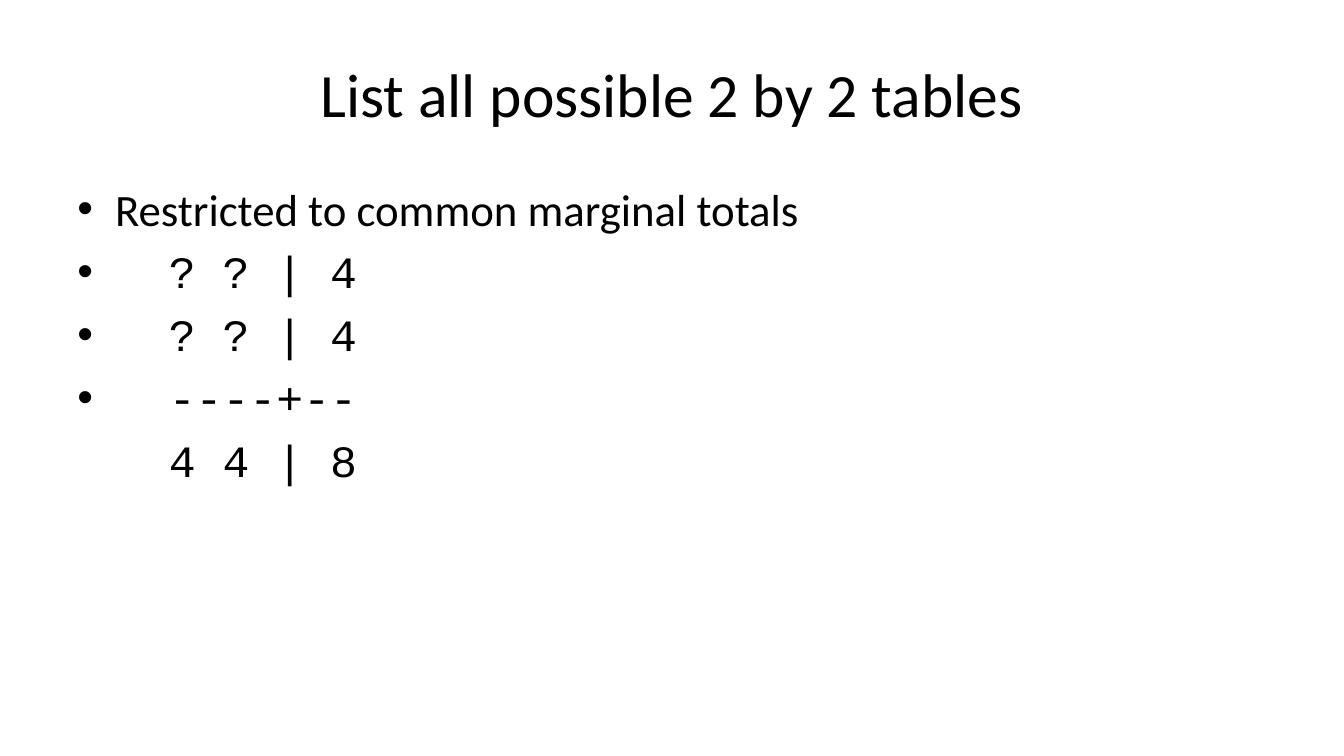
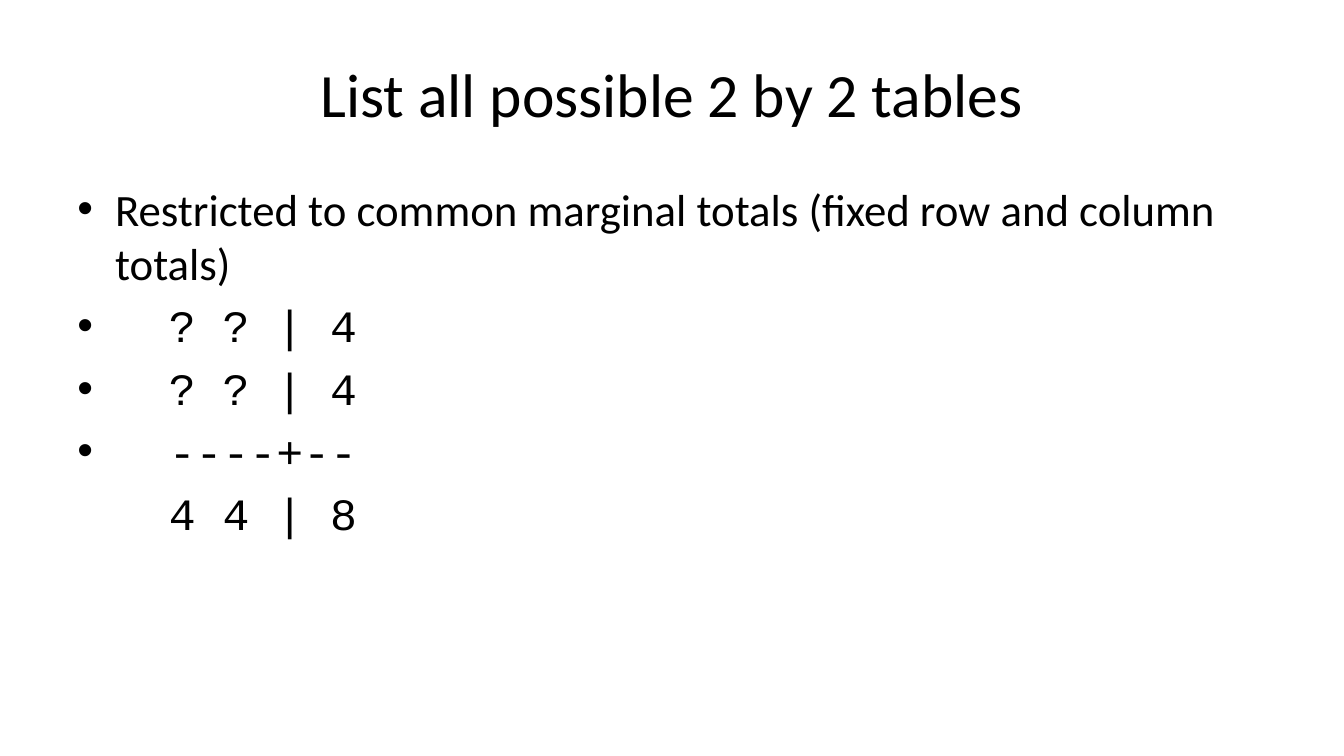
Before and after one commit to pmean/talks, a slide deck: slide 30 of exact-tests/results/exact-and-randomization-tests.pptx (slide 28 before the commit). Drawn at 1344x756 pixels with LibreOffice and Linux fonts; fonts in the diff are those of the drawing. Boxes give left, top, right and bottom in pixels: in the first picture for what was removed or moved away, otherwise in the second. Text is boxed around its words. In the diff, an @@ line names an element or a change of style, - is before the commit and + after.

```diff
--- a/exact-tests/results/exact-and-randomization-tests.pptx
+++ b/exact-tests/results/exact-and-randomization-tests.pptx
@@ text at [115,193,1214,286]: text changed @@
-• Restricted to common marginal totals
+• Restricted to common marginal totals (fixed row and column totals)
```
Also in this commit, not shown: 13 other slides changed, 6 slides added, 1 slide removed, 7 other files.
